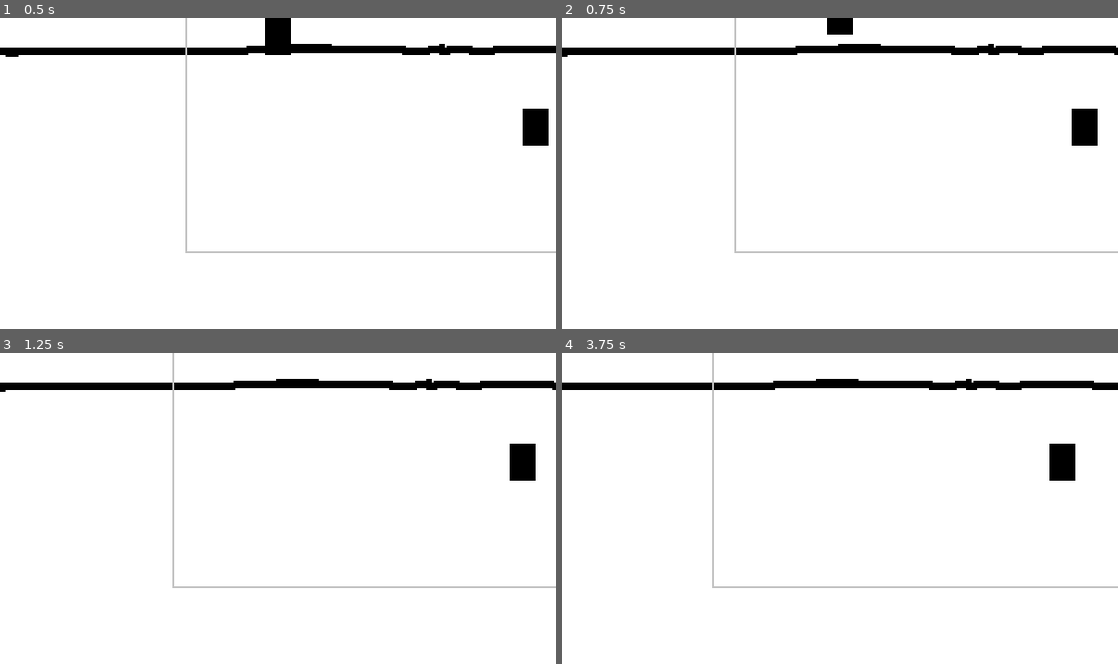
Above: before the commit, frames 1-4 (two rows, left to right).
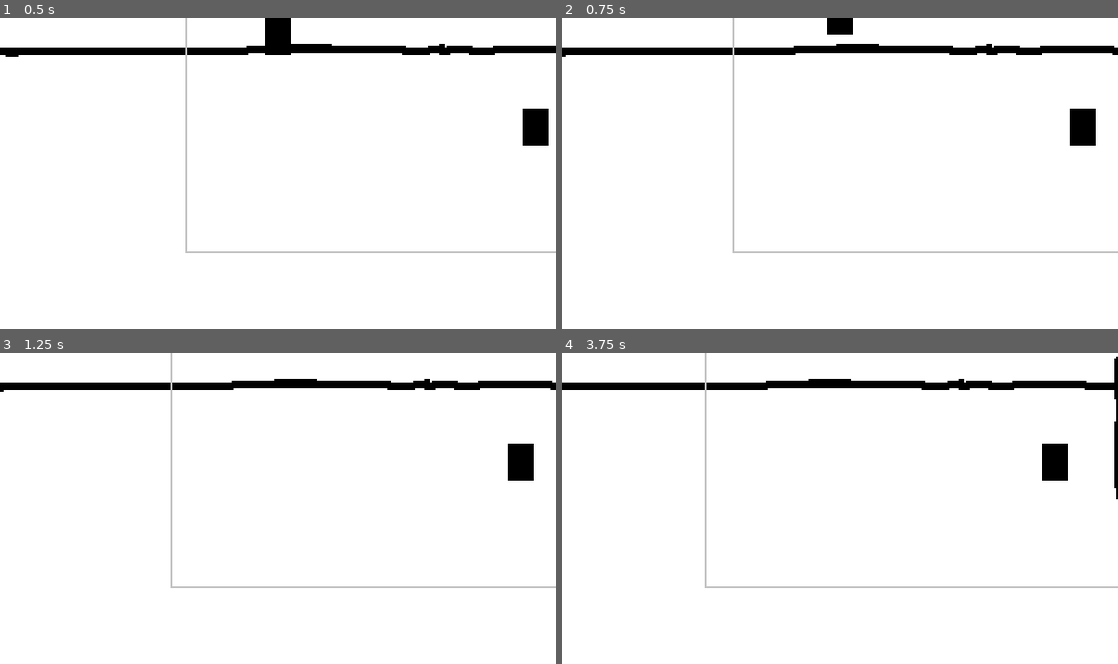
Above: after the commit, the same moments.

Repository: EdBarrancos/Operation_Ai_pain
Game: Godot game, scene res://Scenes/World.tscn
Same seed, same stepped clock (60 frames per second), same inputs: the game is played once before the commit and once after it.
Inputs:
- Up to frame 1 (0.5 s): no input
- Up to frame 2 (0.75 s): tap Enter at 0.5 s; hold D (RIGHT) from 0.53 s (still down); tap T (TEST) at 0.6 s
- Up to frame 3 (1.25 s): keep holding D (RIGHT)
- Up to frame 4 (3.75 s): tap Space at 1.25, 2.75 s; release D (RIGHT) at 1.28 s; hold S (DOWN) 1.28-2.03 s; tap T (TEST) every 0.75 s from 1.35 to 3.6 s; tap Enter at 2, 3.5 s; hold D (RIGHT) 2.03-2.78 s; hold W (UP) 2.78-3.53 s; hold A (LEFT) from 3.53 s (still down)

Frame 1 is identical in both runs. In frame 2, 0.6% of the frame differs, in the area x 0-100%, y 0-76%; in frame 3, 0.6%; in frame 4, 1.2%, in the area x 25-100%, y 0-76%.

Commit message:
Fix Diagonal Movement

Diff:
--- a/OperationAi/Player/Scripts/PlayerMovement.gd
+++ b/OperationAi/Player/Scripts/PlayerMovement.gd
@@ -28,6 +28,7 @@
 
 func _physics_process(_delta):
 	GetInput()
+	NormalizeVelocity()
 	player.MovePlayer(velocity, UP)
 
 func _ready():
@@ -69,30 +70,31 @@
 func GetInput():
 	if Input.is_action_pressed(left):
 		#Set Y Velocity To 0
-		ChangeVelocityY(0,0,false, false)
+		#ChangeVelocityY(0,0,false, false)
 
 		#Set Velocity
 		SetVelocityInputX(-acel, decel, 1)
 	elif Input.is_action_pressed(right):
 		#Set Y Velocity To 0
-		ChangeVelocityY(0,0,false, false)
+		#ChangeVelocityY(0,0,false, false)
 
 		#Set Velocity
 		SetVelocityInputX(acel, decel, -1)
-	elif Input.is_action_pressed(up):
+	else:
+		ChangeVelocityX(decel, 0, false, true)
+	if Input.is_action_pressed(up):
 		#Set X Velocity To 0
-		ChangeVelocityX(0,0,false, false)
+		#ChangeVelocityX(0,0,false, false)
 
 		#Set Velocity
 		SetVelocityInputY(-acel, decel, 1)
 	elif Input.is_action_pressed(down):
 		#Set X Velocity To 0
-		ChangeVelocityX(0,0,false, false)
+		#ChangeVelocityX(0,0,false, false)
 
 		#Set Velocity
 		SetVelocityInputY(acel, decel, -1)
 	else:
-		ChangeVelocityX(decel, 0, false, true)
 		ChangeVelocityY(decel, 0, false, true)
 
 
@@ -142,3 +144,8 @@
 		if maxVelocity: velocity.y = clamp(velocity.y, -maxVelocity, maxVelocity)
 	else: velocity.y = lerp(velocity.y, maxVelocity, value)
 	return velocity
+
+
+func NormalizeVelocity():
+	if velocity.length() > maxVel:
+		velocity = velocity.normalized()*maxVel
--- a/OperationAi/Scenes/Room.tscn
+++ b/OperationAi/Scenes/Room.tscn
@@ -14,7 +14,7 @@
 position = Vector2( 50.0008, 51.149 )
 
 [node name="PlayerCamera2D" parent="." instance=ExtResource( 3 )]
-scale = Vector2( 0.538674, 0.0815217 )
+scale = Vector2( -0.60653, 0.753996 )
 playerPath = NodePath("../Player")
 upperLimit = 40
 lowerLimit = 322
